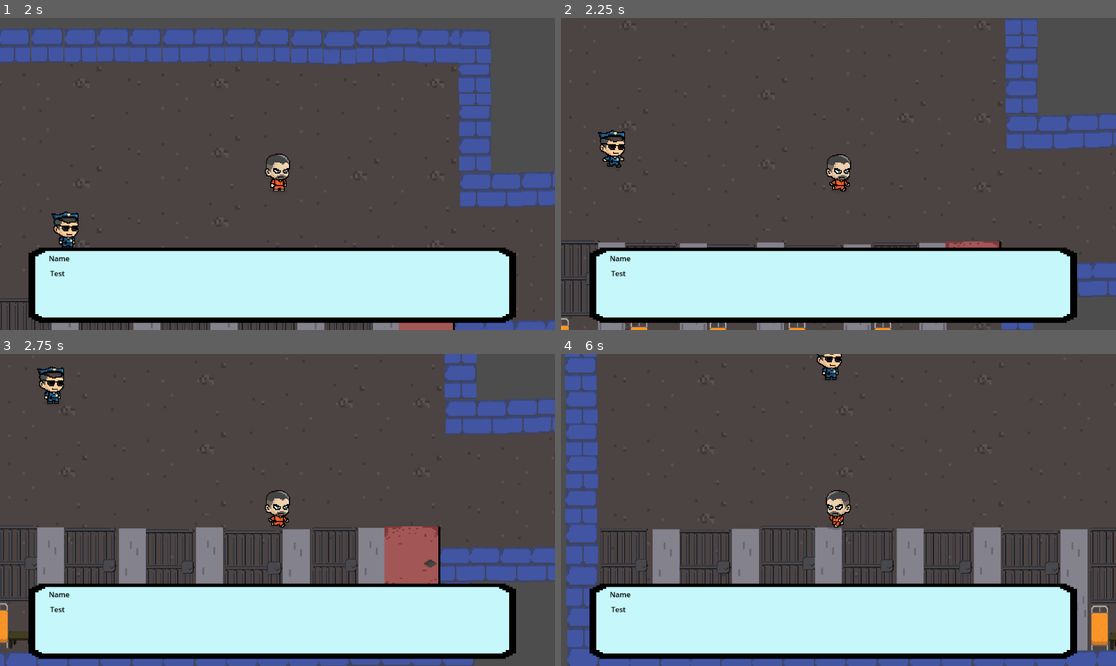
Above: before the commit, frames 1-4 (two rows, left to right).
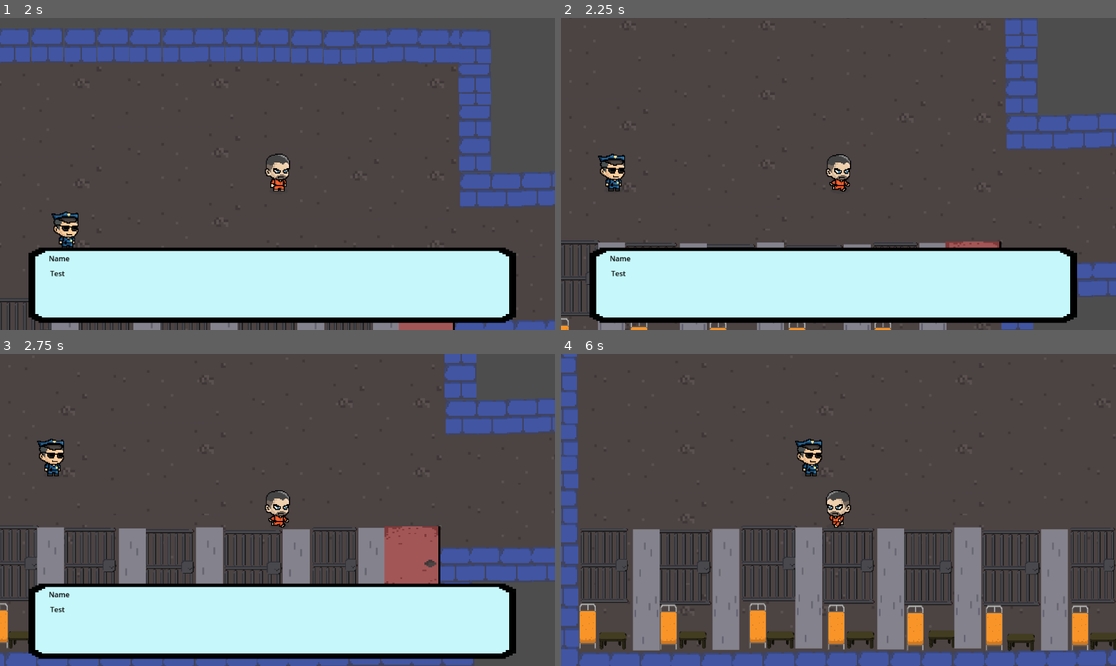
Above: after the commit, the same moments.

Repository: PrisonEscapeGame/main
Game: Godot game, scene res://main.tscn
Two runs of this game, one before a commit and one after it. Both use one fixed random seed, a clock stepped at 60 frames per second and the inputs below.
Inputs (mouse positions are in pixels of both pictures, inside the frame that each line leads up to):
- Up to frame 1 (2 s): click "Play" at 0.5 s; tap Enter (ui_accept) at 1.25, 1.52, 1.55, 1.82 s; move the mouse to (399, 158) at 1.27 s; hold D (move_right) from 1.28 s (still down); hold E (Speak, bound only after the commit) from 1.28 s (still down)
- Up to frame 2 (2.25 s): move the mouse to (727, 189) at 2.02 s; release D (move_right) at 2.03 s; release E (Speak, bound only after the commit) at 2.03 s; hold S (move_down) from 2.03 s (still down); tap Enter (ui_accept) at 2.1 s
- Up to frame 3 (2.75 s): keep holding S (move_down); tap Enter (ui_accept) at 2.27, 2.57 s; tap E (Speak, bound only after the commit) at 2.3 s
- Up to frame 4 (6 s): move the mouse to (894, 441) at 2.77 s; release S (move_down) at 2.78 s; hold D (move_right) 2.78-3.53 s; hold E (Speak, bound only after the commit) 2.78-3.53 s; tap Enter (ui_accept) at 3.05, 3.77, 4.07, 5.27, 5.57 s; move the mouse to (810, 572) at 3.52 s; hold W (move_up) 3.53-4.28 s; tap E (Speak, bound only after the commit) at 3.6, 5.1 s; move the mouse to (1005, 556) at 4.27 s; hold Enter (ui_accept) 4.28-5.03 s; hold A (move_left) 4.28-5.78 s; move the mouse to (672, 463) at 5.02 s; move the mouse to (866, 510) at 5.77 s; hold S (move_down) from 5.78 s (still down); hold E (Speak, bound only after the commit) from 5.78 s (still down)

Frame 1 is identical in both runs. In frame 2, 0.7% of the frame differs, in the area x 6-12%, y 35-56%; in frame 3, 0.8%; in frame 4, 37%, in the area x 0-100%, y 0-100%.

Commit message:
Guard stops when dialogue is started

Diff:
--- a/Main.gd
+++ b/Main.gd
@@ -22,5 +22,8 @@
 
 	paused = !paused
 
-func _on_start_timer_timeout():
-	pass # Replace with function body.adada
+func getPosition():
+	if getPosition:
+		var playerPos = $Player2.position
+		var guardPos = $Guard2.position
+		print(playerPos, guardPos)
--- a/dialogues/dialogue.tscn
+++ b/dialogues/dialogue.tscn
@@ -34,7 +34,7 @@
 layout_mode = 0
 offset_left = 56.0
 offset_top = 47.0
-offset_right = 1120.0
+offset_right = 1050.0
 offset_bottom = 153.0
 theme_override_colors/default_color = Color(0, 0, 0, 1)
 text = "Test
--- a/guard_2.gd
+++ b/guard_2.gd
@@ -14,8 +14,10 @@
 func _ready():
 	randomize()
 
+func setCurrentState():
+	current_state = IDLE
+
 func _process(delta):
-
 	if current_state == 0:
 		$AnimatedSprite2D.stop()
 	if current_state == 1:
--- a/guard_talk.gd
+++ b/guard_talk.gd
@@ -1,10 +1,24 @@
 extends Area2D
 
+signal getPosition
+
+var activeDialogue = false
+#@onready var playerPos = $"root/Main/Player2".get_position()
+@onready var guardPos = $"..".position
 
 func _input(event):
-	if event.is_action_pressed("ui_accept") and len(get_overlapping_bodies()) > 1:
-		use_dialogue()
-		print(get_overlapping_bodies())
+	if event.is_action_pressed("Speak") and len(get_overlapping_bodies()) > 1:
+		activeDialogue = !activeDialogue
+		print(guardPos)
+		if activeDialogue == true:
+			getPosition.emit()
+			use_dialogue()
+			print(get_overlapping_bodies())
+			$"../Timer".stop()
+			$"..".setCurrentState()
+		else:
+			$"../Timer".start()
+			$"../Dialogue".hide()
 
 func use_dialogue():
 	var dialogue = get_parent().get_node("Dialogue")
--- a/main.tscn
+++ b/main.tscn
@@ -372,5 +372,4 @@
 
 [node name="HUD" parent="." instance=ExtResource("2_ucm7d")]
 
-[connection signal="timeout" from="StartTimer" to="." method="_on_start_timer_timeout"]
 [connection signal="play_game" from="HUD" to="." method="play_game"]
--- a/project.godot
+++ b/project.godot
@@ -51,6 +51,11 @@
 "events": [Object(InputEventKey,"resource_local_to_scene":false,"resource_name":"","device":-1,"window_id":0,"alt_press …(182 unchanged characters)…
 ]
 }
+Speak={
+"deadzone": 0.5,
+"events": [Object(InputEventKey,"resource_local_to_scene":false,"resource_name":"","device":-1,"window_id":0,"alt_pressed":false,"shift_pressed":false,"ctrl_pressed":false,"meta_pressed":false,"pressed":false,"keycode":0,"physical_keycode":69,"key_label":0,"unicode":101,"echo":false,"script":null)
+]
+}
 
 [internationalization]
 
